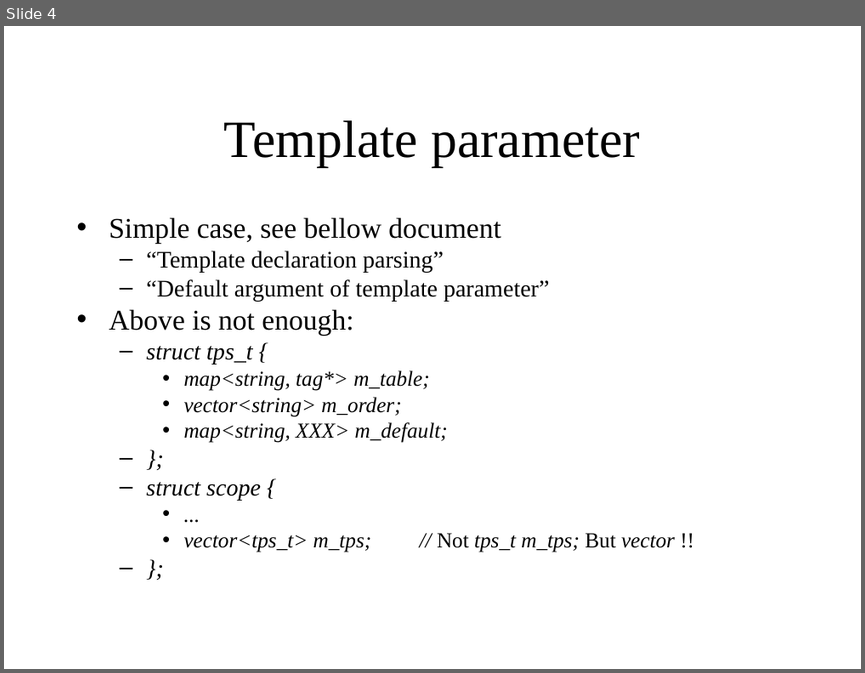
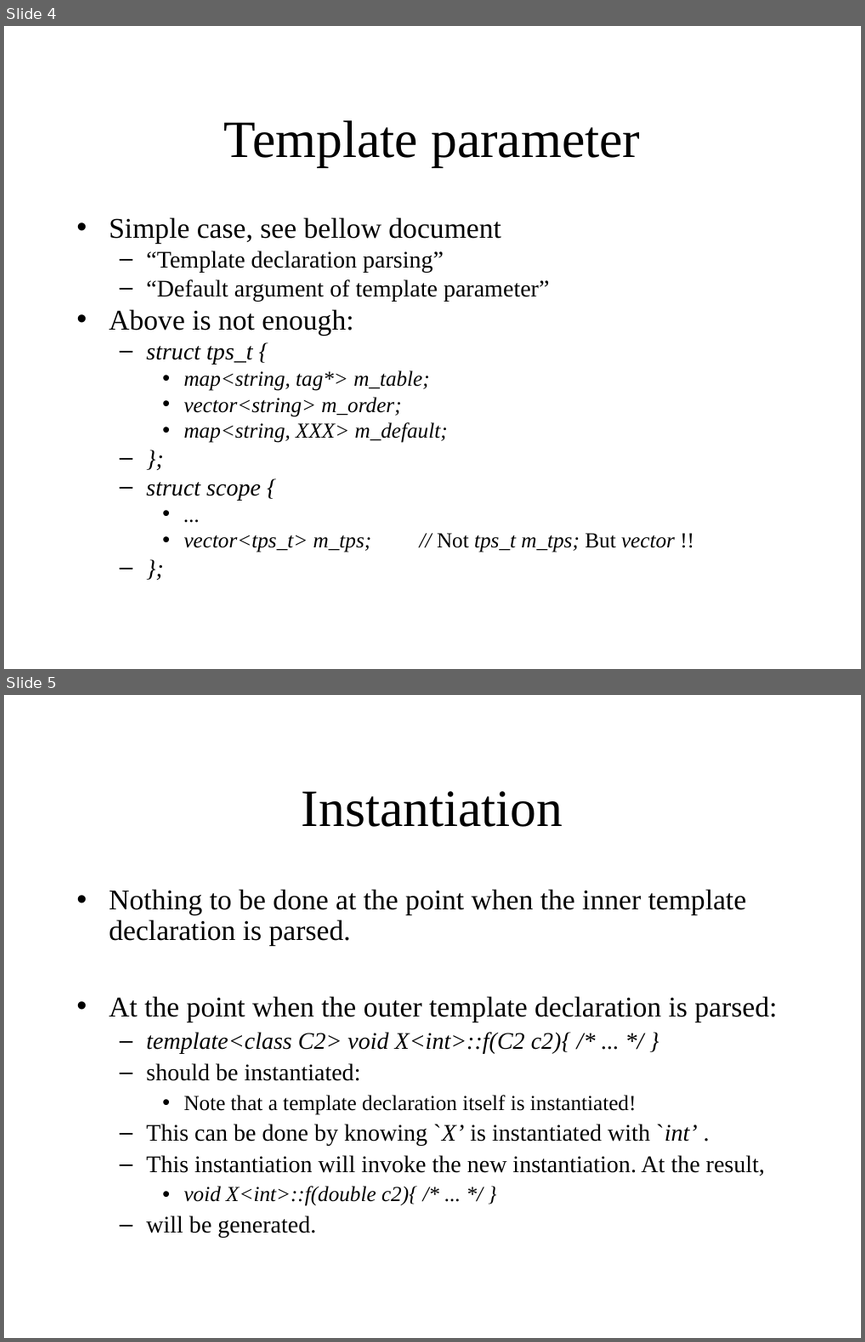
Before and after one commit to KeiHasegawa/cxx_doc, a slide deck: 23_class_temp_mem_templ_e.ppt. Shown one above the other, each under a label of ours: slide 4 before the commit, slides 4 and 5 after it. The pictures are 865x673 and 865x1342 pixels, drawn with LibreOffice and Linux fonts; fonts in the diff are those of the drawing. Boxes give left, top, right and bottom in pixels: in the first picture for what was removed or moved away, otherwise in the second. Text is boxed around its words. In the diff, an @@ line names an element or a change of style, - is before the commit and + after.

```diff
--- a/23_class_temp_mem_templ_e.ppt
+++ b/23_class_temp_mem_templ_e.ppt
@@ slide 5 added at box(4, 695, 861, 1338), background #FFFFFF @@
@@ title added at box(302, 791, 563, 827), 44 pt, text #000000 @@
+Instantiation
@@ text added at box(109, 889, 777, 1237), 20 pt, text #000000 @@
+• Nothing to be done at the point when the inner template declaration is parsed.
+• At the point when the outer template declaration is parsed:
+  – template<class C2> void X<int>::f(C2 c2){ /* ... */ }
+  – should be instantiated:
+    • Note that a template declaration itself is instantiated!
+  – This can be done by knowing `X’ is instantiated with `int’ .
+  – This instantiation will invoke the new instantiation. At the result,
+    • void X<int>::f(double c2){ /* ... */ }
+  – will be generated.
```
Also in this commit, not shown: 1 other file.
